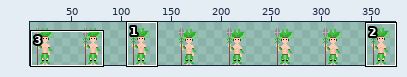
Two states of a sprite sheet, The Fallen Guardian/Assets/Art/Characters/NPC/Cheif.png. Above, an overview of the earlier version with the close-up marked.
Close-up. First the earlier version:
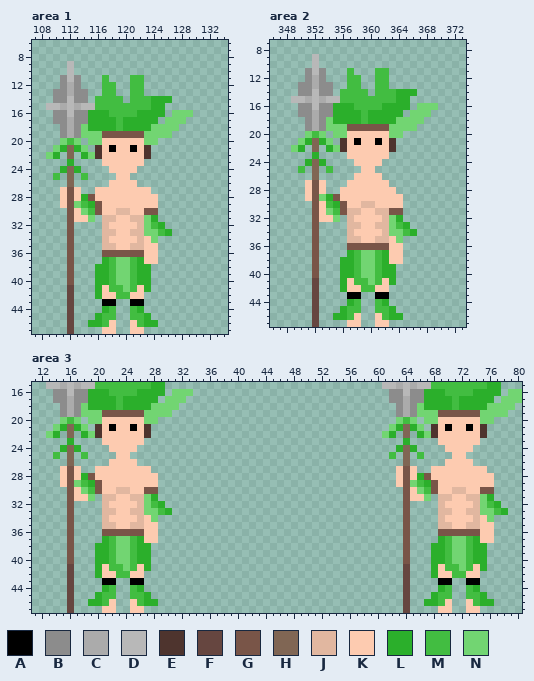
The file is 384x48 pixels. Shown: area 1: x 107..134, y 6..47; area 2: x 346..373, y 7..47; area 3: x 11..80, y 15..47. The wide view leaves out empty margins. The commit also changed other parts of the picture, which this record leaves out.
Palette (. is transparent): A #000000  B #8c8c8c  C #ababab  D #b8b8b8  E #4e342e  F #664640  G #795548  H #806654  J #e1b7a0  K #fdcbb0  L #2baf2b  M #42bd41  N #72d572
Now the later version:
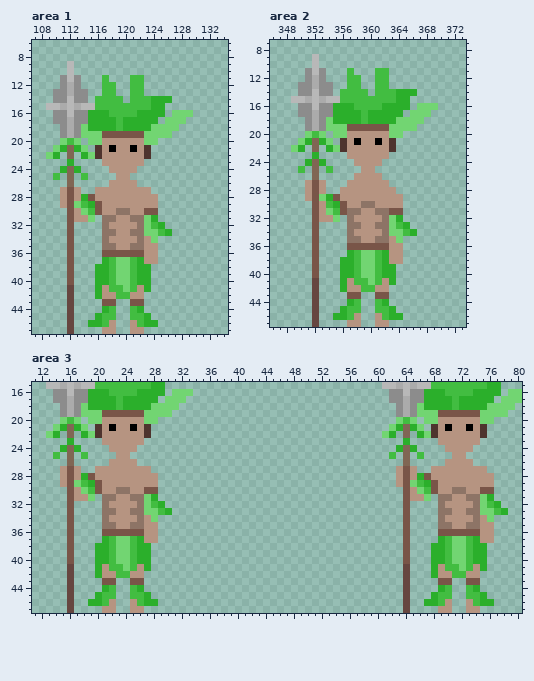
From old to new:
@@ palette @@
-J #e1b7a0
+J #8d7466
-K #fdcbb0
+K #b69481
--- area 1
@@ x 115..124 @@
 42 .LKKMMKK..
-43 ..AA..AA..
+43 ..GG..GG..
 44 ..LM..ML..
--- area 2
@@ x 355..364 @@
 42 .LKKMMKK..
-43 ..AA..AA..
+43 ..GG..GG..
 44 ..LM..ML..
--- area 3
@@ x 11..80 @@
 42 .....F...LKKMMKK.....................................F...LKKMMKK......
-43 .....F....AA..AA.....................................F....AA..AA......
+43 .....F....GG..GG.....................................F....GG..GG......
 44 .....F....LM..ML.....................................F....LM..ML......
Changed places in both close-ups, as pixel boxes (x1, y1, x2, y2):
changed: (60, 138, 158, 334)
changed: (305, 131, 403, 327)
changed: (60, 417, 158, 613)
changed: (396, 417, 494, 613)
